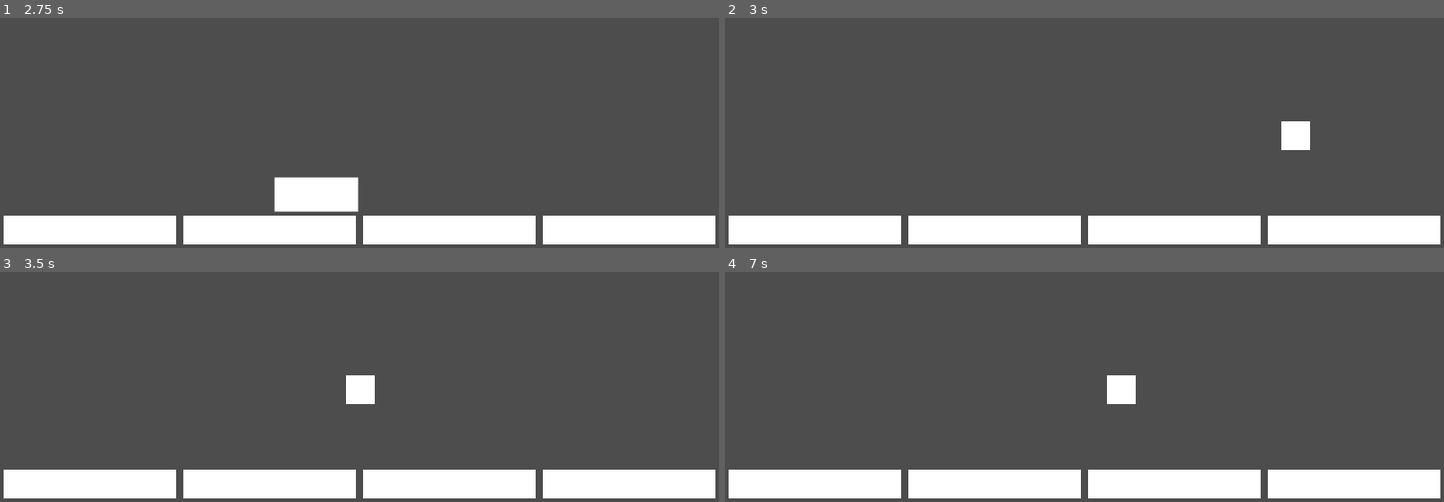
Above: before the commit, frames 1-4 (two rows, left to right).
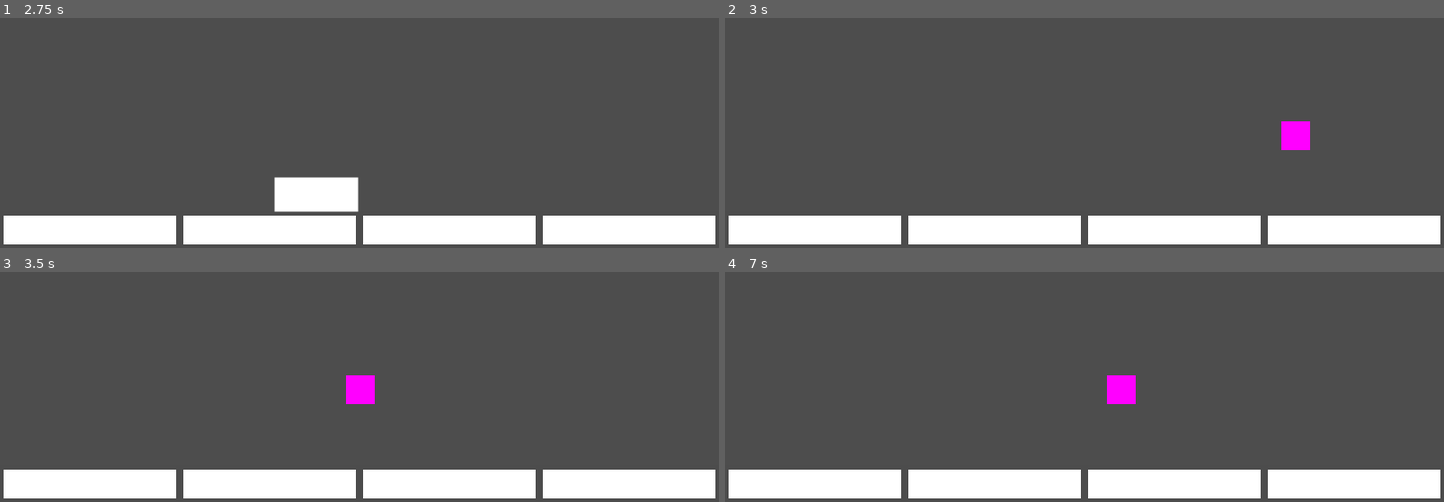
Above: after the commit, the same moments.

Repository: irstupid/industrialFailure
Game: Godot game, scene res://Main.tscn
The game is run twice, just before and just after one commit, with the same random seed, the same clock (stepped at 60 frames per second) and the same inputs.
Inputs (mouse positions are in pixels of both pictures, inside the frame that each line leads up to):
- Up to frame 1 (2.75 s): click (86, 229) at 0.5 s; click (266, 229) at 1.25 s; click (323, 218) at 2 s
- Up to frame 2 (3 s): click (1170, 229) at 2.75 s
- Up to frame 3 (3.5 s): no input
- Up to frame 4 (7 s): click (1350, 483) at 3.5 s; click (811, 483) at 4.25 s; click (991, 483) at 5 s; click (1048, 472) at 5.75 s; click (1170, 483) at 6.5 s

Frame 1 is identical in both runs. In frame 2, 0.5% of the frame differs, in the area x 77-82%, y 44-58%; in frame 3, 0.5%; in frame 4, 0.5%.

Commit message:
nowtheColors go WOOOOO

Diff:
--- a/Godot Stuff/B/Main.tscn
+++ b/Godot Stuff/B/Main.tscn
@@ -1,9 +1,10 @@
-[gd_scene load_steps=5 format=3 uid="uid://odjli5hr5e04"]
+[gd_scene load_steps=6 format=3 uid="uid://odjli5hr5e04"]
 
 [ext_resource type="Texture2D" uid="uid://d3c860bptxls7" path="res://square.png" id="1_almlq"]
 [ext_resource type="Script" path="res://break.gd" id="1_dhegj"]
 [ext_resource type="Script" path="res://UI.gd" id="1_eqqxt"]
 [ext_resource type="PackedScene" uid="uid://iaie511av6te" path="res://WhitePlate.tscn" id="1_sfmqg"]
+[ext_resource type="Script" path="res://bake.gd" id="3_iiusl"]
 
 [node name="Main" type="Node2D"]
 
@@ -18,8 +19,10 @@
 
 [node name="Bake" type="Node2D" parent="."]
 position = Vector2(6000, 0)
+script = ExtResource("3_iiusl")
 
 [node name="Square3" type="Sprite2D" parent="Bake"]
+modulate = Color(1, 0, 1, 1)
 position = Vector2(-29, 359)
 texture = ExtResource("1_almlq")
 
--- /dev/null
+++ b/Godot Stuff/B/bake.gd
@@ -0,0 +1,12 @@
+extends Node2D
+
+var shards = [null, null, null, null, null, null, null, null, null, null];
+
+func _ready():
+	pass # Replace with function body.
+
+
+# Called every frame. 'delta' is the elapsed time since the previous frame.
+func _process(_delta):
+	if(shards[0] != null):
+		$Square3.modulate = shards[0]
--- a/Godot Stuff/B/whitePlate.gd
+++ b/Godot Stuff/B/whitePlate.gd
@@ -13,7 +13,12 @@
 	if(!selected):
 		clicked = 0
 	elif(clicked >= 30):
-		print("good")
+		for i in parent.get_parent().get_node("Bake").shards.size():
+			if(parent.get_parent().get_node("Bake").shards[i] == null):
+				parent.get_parent().get_node("Bake").shards[i] = Color(1, 0.5, 0)
+				break
+			elif(i == parent.get_parent().get_node("Bake").shards.size()):
+				print("ERROR: shard storage full")
 		queue_free()
 
 func click():
